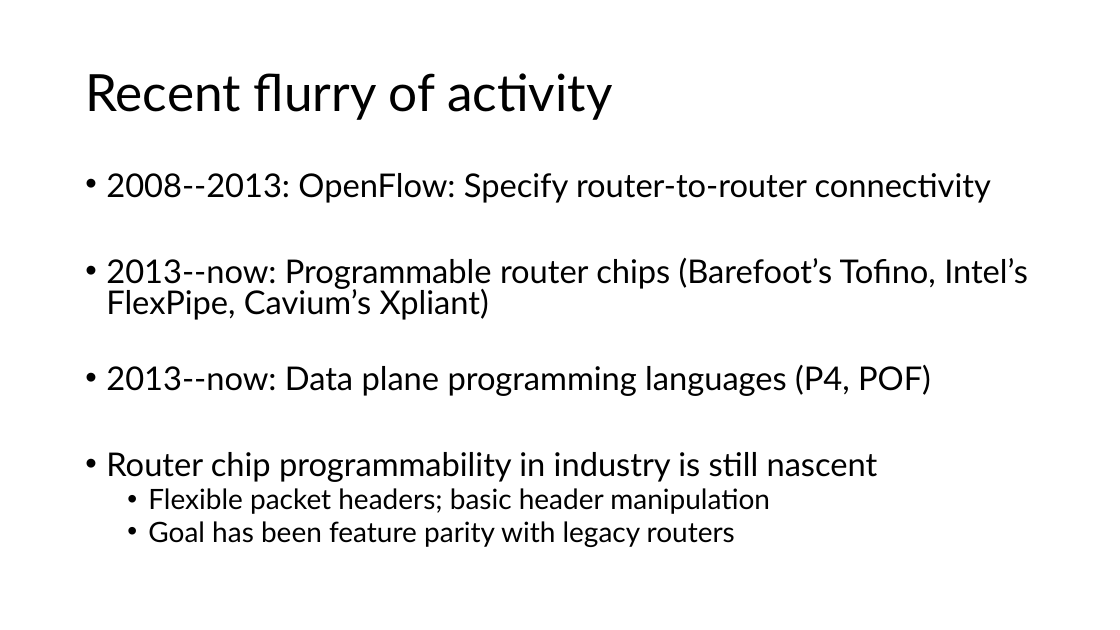
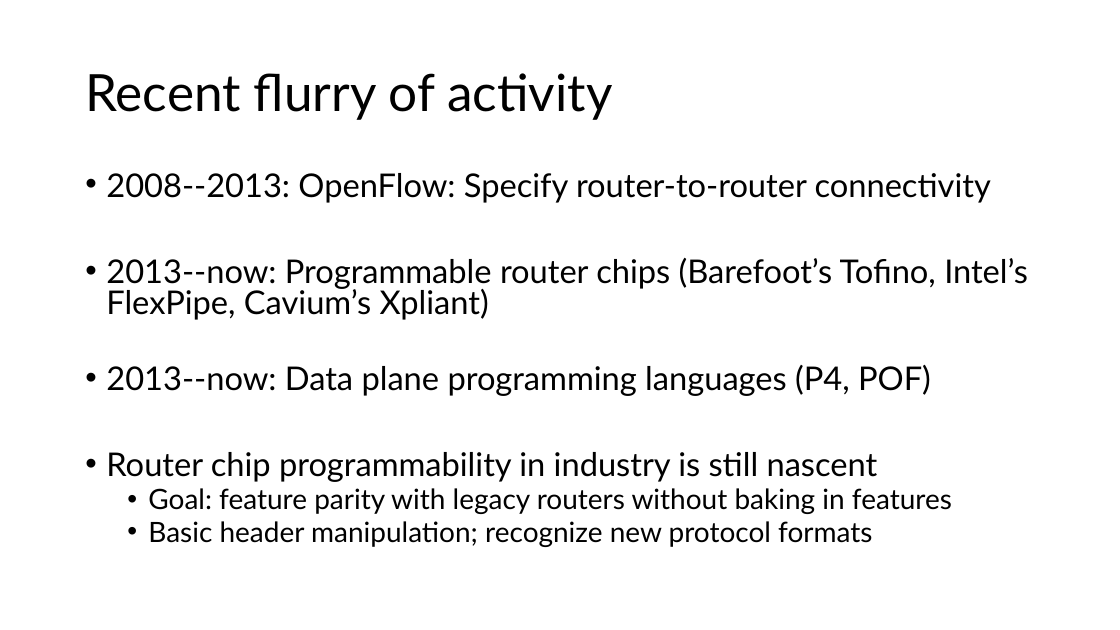
Before and after one commit to anirudhSK/pifo-domino-marple-ppts, a slide deck: slide 6 of combined_domino_pifo.pptx. Drawn at 1120x630 pixels with LibreOffice and Linux fonts; fonts in the diff are those of the drawing. Boxes give left, top, right and bottom in pixels: in the first picture for what was removed or moved away, otherwise in the second. Text is boxed around its words. In the diff, an @@ line names an element or a change of style, - is before the commit and + after.

```diff
--- a/combined_domino_pifo.pptx
+++ b/combined_domino_pifo.pptx
@@ text at bbox=[148, 488, 952, 547]: text changed @@
-  • Flexible packet headers; basic header manipulation
-  • Goal has been feature parity with legacy routers
+  • Goal: feature parity with legacy routers without baking in features
+  • Basic header manipulation; recognize new protocol formats
```
Also in this commit, not shown: 1 other slide changed.
